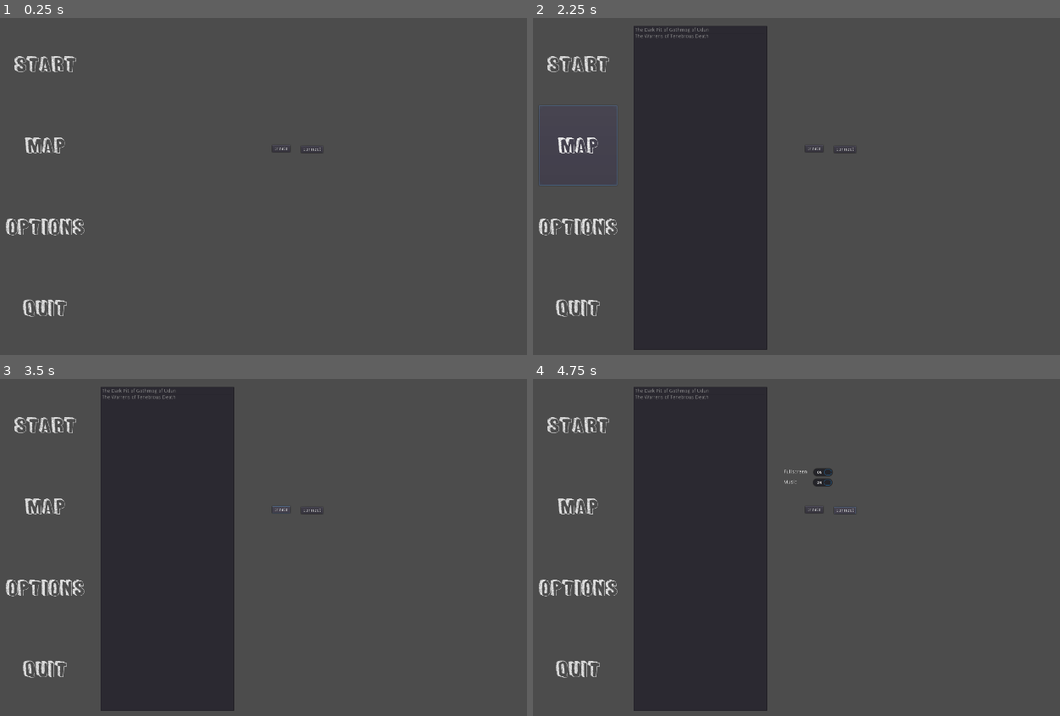
Above: before the commit, frames 1-4 (two rows, left to right).
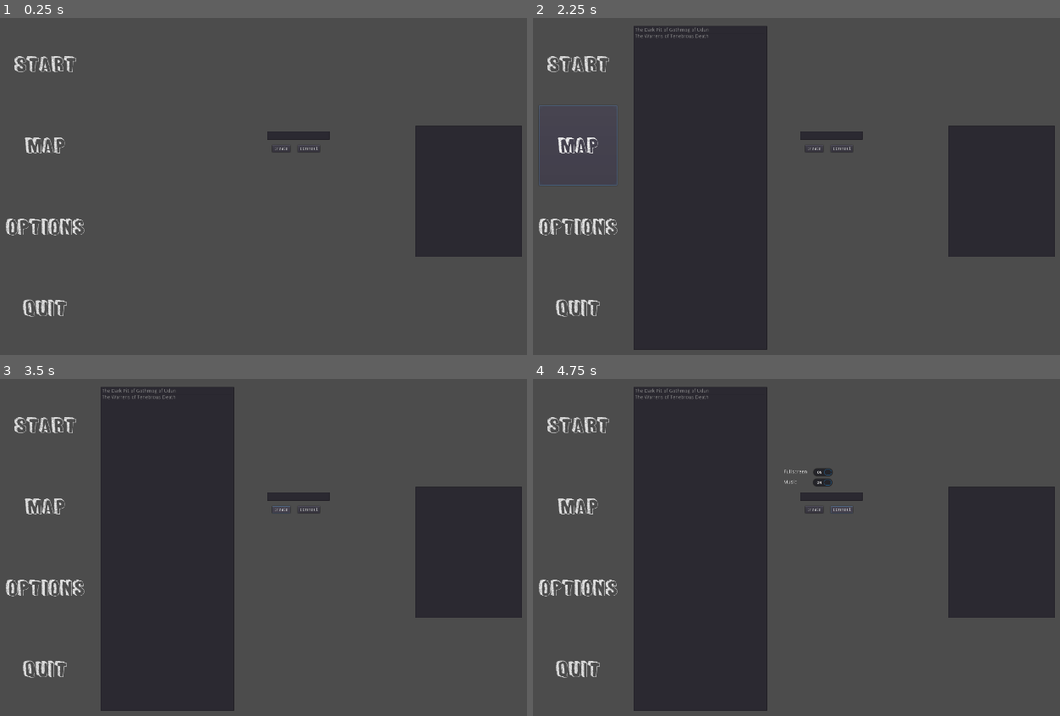
Above: after the commit, the same moments.

Repository: Lexxn0x3/Dungeons_and_Dragons
Game: Godot game, scene res://Main.tscn
The game is run twice, just before and just after one commit, with the same random seed, the same clock (stepped at 60 frames per second) and the same inputs. The engine's default icon, where the game draws it, is replaced by a stand-in: a white triangle on a blue panel in a dark square.
Inputs:
- Up to frame 1 (0.25 s): no input
- Up to frame 2 (2.25 s): click "Start" at 0.5 s; click "Start" at 1.25 s; click "Map" at 2 s
- Up to frame 3 (3.5 s): click "create" at 2.75 s
- Up to frame 4 (4.75 s): click "Options" at 3.5 s; click "connect" at 4.25 s

The runs differ from the first frame. In frame 1, 8.2% of the frame differs, in the area x 50-100%, y 31-71%; in frame 2, 8.2%; in frame 3, 8.2%; in frame 4, 8.2%.

Commit message:
basic network ui

Diff:
--- a/Game GoDot/MainMenu/MainMenu.gd
+++ b/Game GoDot/MainMenu/MainMenu.gd
@@ -59,3 +59,6 @@
 func _on_connect_Button_pressed():
 	Network.connect_to_server()
 	print(get_tree().get_network_unique_id())
+
+func _on_Name_LineEdit_text_changed(new_text):
+	Network.my_info.name = new_text
--- a/Game GoDot/MainMenu/MainMenu.tscn
+++ b/Game GoDot/MainMenu/MainMenu.tscn
@@ -117,10 +117,10 @@
 text = "Fullscreen"
 
 [node name="Button" type="Button" parent="."]
-margin_left = 957.633
-margin_top = 426.476
-margin_right = 1020.63
-margin_bottom = 446.476
+margin_left = 949.469
+margin_top = 424.143
+margin_right = 1012.47
+margin_bottom = 444.143
 text = "connect"
 __meta__ = {
 "_edit_use_anchors_": false
@@ -132,6 +132,27 @@
 margin_right = 928.215
 margin_bottom = 443.892
 text = "create"
+__meta__ = {
+"_edit_use_anchors_": false
+}
+
+[node name="ItemList2" type="ItemList" parent="."]
+margin_left = 1282.98
+margin_top = 369.22
+margin_right = 1585.98
+margin_bottom = 742.22
+__meta__ = {
+"_edit_use_anchors_": false
+}
+
+[node name="LineEdit" type="LineEdit" parent="."]
+margin_left = 862.473
+margin_top = 383.903
+margin_right = 1040.47
+margin_bottom = 407.903
+__meta__ = {
+"_edit_use_anchors_": false
+}
 [connection signal="pressed" from="MarginContainer/HBoxContainer/VBoxContainer/Start" to="." method="_on_Start_pressed"]
 [connection signal="pressed" from="MarginContainer/HBoxContainer/VBoxContainer/Map" to="." method="_on_Map_pressed"]
 [connection signal="pressed" from="MarginContainer/HBoxContainer/VBoxContainer/Options" to="." method="_on_Options_pressed"]
@@ -139,3 +160,4 @@
 [connection signal="pressed" from="CheckBox" to="." method="_on_CheckBox_pressed"]
 [connection signal="pressed" from="Button" to="." method="_on_connect_Button_pressed"]
 [connection signal="pressed" from="Button2" to="." method="_on_create_Button2_pressed"]
+[connection signal="text_changed" from="LineEdit" to="." method="_on_Name_LineEdit_text_changed"]
--- a/Game GoDot/Network.gd
+++ b/Game GoDot/Network.gd
@@ -33,7 +33,7 @@
 	rpc_id(id, "register_player", my_info)
 	print("player connected: ")
 	print(id)
-	print(player_info)
+	#print(player_info.size())
 
 func _player_disconnected(id):
 	player_info.erase(id) # Erase player from info.
@@ -52,5 +52,8 @@
 	var id = get_tree().get_rpc_sender_id()
 	# Store the info
 	player_info[id] = info
+	print(info)
+
+	$'/root/Main/'.get_child(1).get_node("ItemList2").add_item(info["name"])
 
 	# Call function to update lobby UI here
Not shown, changed: Exports/Windows/Game01.03.2020.pck
